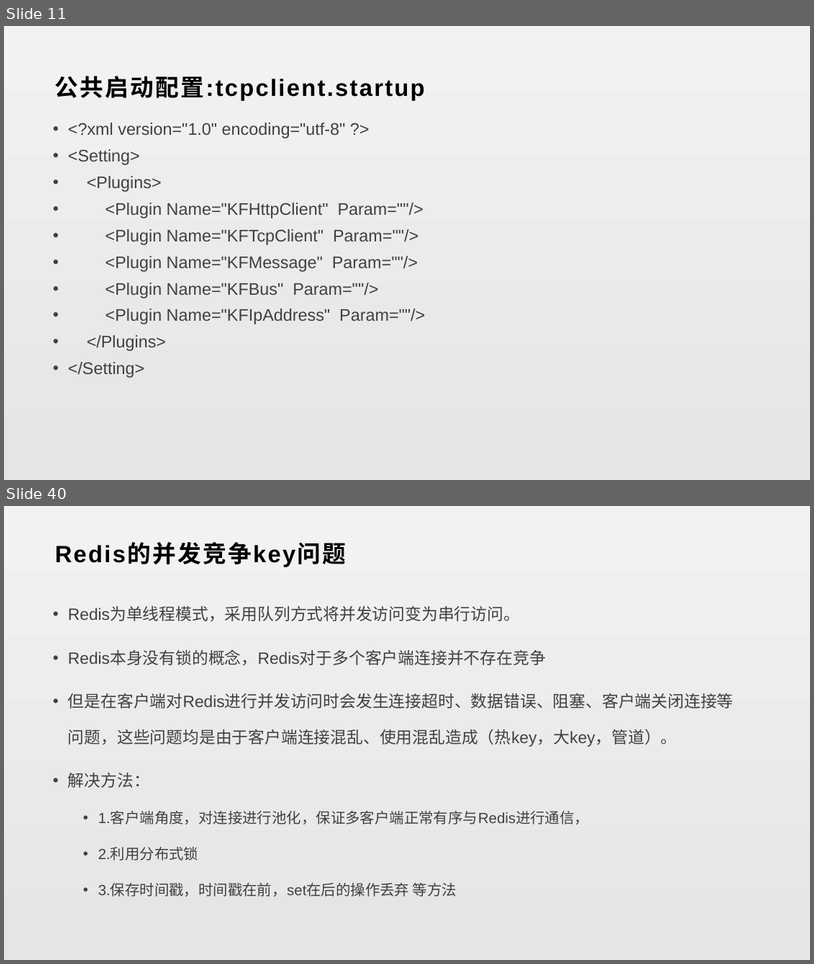
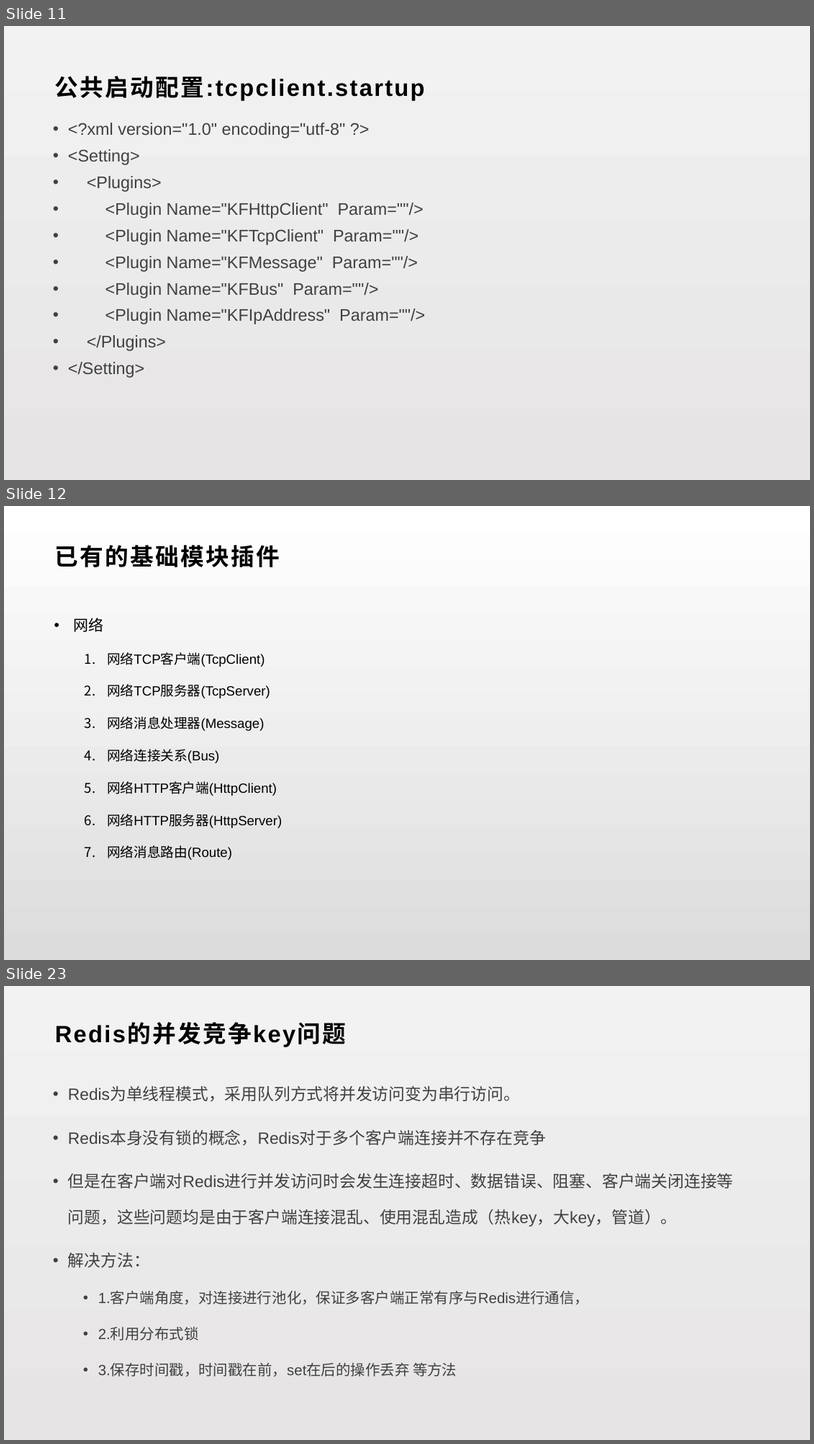
Before and after one commit to lori227/KFrame, a slide deck: _doc/KFrame.pptx. Shown one above the other, each under a label of ours: slides 11 and 40 before the commit, slides 11, 12 and 23 after it; the slides between them are not shown. The pictures are 814x964 and 814x1444 pixels, drawn with LibreOffice and Linux fonts; fonts in the diff are those of the drawing. Boxes give left, top, right and bottom in pixels: in the first picture for what was removed or moved away, otherwise in the second. Text is boxed around its words. In the diff, an @@ line names an element or a change of style, - is before the commit and + after.

```diff
--- a/_doc/KFrame.pptx
+++ b/_doc/KFrame.pptx
@@ slide 12 added at <box>4,506,810,960</box>, background gradient #FFFFFF to #DCDCDC @@
@@ text added at <box>55,545,280,567</box>, 28 pt, text #000000, bold @@
+已有的基础模块插件
@@ text added at <box>73,618,282,860</box>, 16 pt, text #000000 @@
+• 网络
+  1. 网络TCP客户端(TcpClient)
+  2. 网络TCP服务器(TcpServer)
+  3. 网络消息处理器(Message)
+  4. 网络连接关系(Bus)
+  5. 网络HTTP客户端(HttpClient)
+  6. 网络HTTP服务器(HttpServer)
+  7. 网络消息路由(Route)
@@ what was slide 40 is now slide 23 @@
```
Also in this commit, not shown: 10 other slides added, 28 slides removed, 1 other file.
